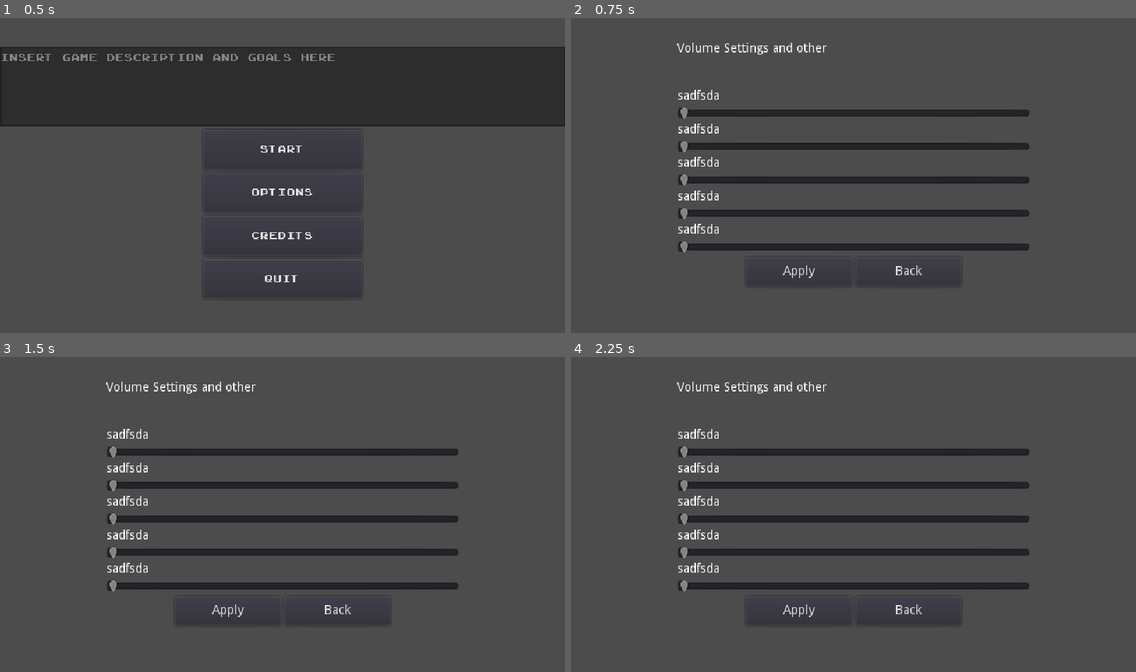
Above: before the commit, frames 1-4 (two rows, left to right).
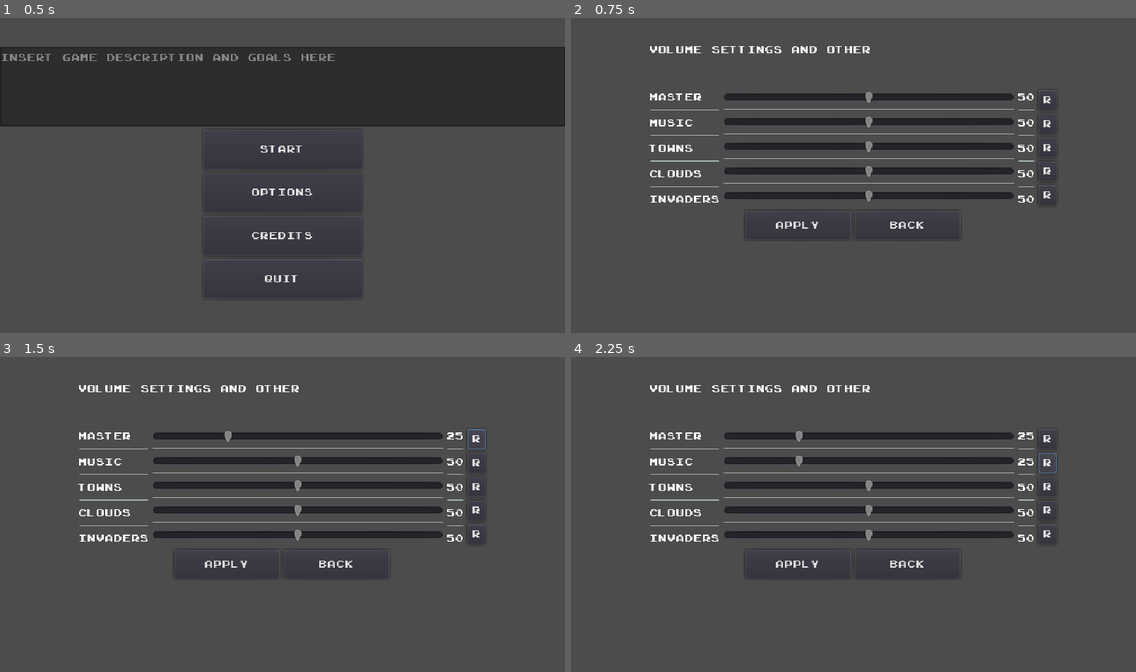
Above: after the commit, the same moments.

Repository: Bstylestuff/Solomonari
Game: Godot game, scene res://Screens/Menus/MainMenu/MainMenu.tscn
Two runs of this game, one before a commit and one after it. Both use one fixed random seed, a clock stepped at 60 frames per second and the inputs below. Sound files missing from this copy of the repository are replaced by a short silence.
Inputs (mouse positions are in pixels of both pictures, inside the frame that each line leads up to):
- Up to frame 1 (0.5 s): no input
- Up to frame 2 (0.75 s): click "Options" at 0.5 s
- Up to frame 3 (1.5 s): click (474, 438) at 1.25 s, where only the run after the commit has a clickable "R"
- Up to frame 4 (2.25 s): click (1045, 464) at 2 s, where only the run after the commit has a clickable "R"

Frame 1 is identical in both runs. In frame 2, 13% of the frame differs, in the area x 13-86%, y 7-86%; in frame 3, 13%; in frame 4, 13%.

Commit message:
knobs

Diff:
--- a/Enemies/Enemy.gd
+++ b/Enemies/Enemy.gd
@@ -9,7 +9,7 @@
 var target_town=null
 
 var sounds = {
-	"siege": "res://Enemies/Enemy1/Art/Audio/enemy_hits_town.wav",
+	"siege": "res://Enemies/turk/Art/Audio/enemy_hits_town.wav",
 	"thunderStruck":"res://Enemies/turk/Art/Audio/enemy_hit_by_cloud.wav"}
 
 func _ready():
--- a/Screens/Menus/MainMenu/MainMenu.tscn
+++ b/Screens/Menus/MainMenu/MainMenu.tscn
@@ -14,9 +14,8 @@
 alignment = 1
 
 [node name="TextEdit" type="TextEdit" parent="VBoxContainer"]
-margin_left = 20.0
 margin_top = 33.0
-margin_right = 620.0
+margin_right = 640.0
 margin_bottom = 123.0
 grow_horizontal = 2
 grow_vertical = 2
--- /dev/null
+++ b/Screens/Menus/Options/Options.gd
@@ -0,0 +1,76 @@
+extends Node
+
+
+var masterVolume=25
+var cloudVolume=25
+var townVolume=25
+var invaderVolume=25
+var musicVolume = 25
+
+var default=25
+
+
+func _ready():
+	if(Settings.masterVolume != null):
+		masterVolume=Settings.masterVolume
+	else:
+		_on_MasterReset_pressed()
+	if(Settings.cloudVolume != null):
+		cloudVolume=Settings.cloudVolume
+	else:
+		_on_CloudReset_pressed()
+	if(Settings.invaderVolume != null):
+		invaderVolume=Settings.invaderVolume
+	else:
+		_on_InvaderReset_pressed()
+	if(Settings.townVolume != null):
+		townVolume=Settings.townVolume
+	else:
+		_on_TownReset_pressed()
+	if(Settings.bgmVolume != null):
+		townVolume=Settings.bgmVolume
+	else:
+		_on_MusicReset_pressed()
+
+func _on_MasterReset_pressed():
+	$HBoxContainer2/VBoxContainer/HBoxContainer6/VBoxContainer2/MasterSlider.value=default
+
+func _on_CloudReset_pressed():
+	$HBoxContainer2/VBoxContainer/HBoxContainer6/VBoxContainer2/CloudSlider.value=default
+
+func _on_TownReset_pressed():
+	$HBoxContainer2/VBoxContainer/HBoxContainer6/VBoxContainer2/TownSlider.value=default
+
+func _on_InvaderReset_pressed():
+	$HBoxContainer2/VBoxContainer/HBoxContainer6/VBoxContainer2/InvaderSlider.value=default
+
+func _on_MasterSlider_value_changed(value):
+	masterVolume=value
+	$HBoxContainer2/VBoxContainer/HBoxContainer6/VBoxContainer3/MasterLabel.text=str(value)
+
+func _on_CloudSlider_value_changed(value):
+	cloudVolume=value
+	$HBoxContainer2/VBoxContainer/HBoxContainer6/VBoxContainer3/CloudLabel.text=str(value)
+
+func _on_TownSlider_value_changed(value):
+	townVolume=value
+	$HBoxContainer2/VBoxContainer/HBoxContainer6/VBoxContainer3/TownLabel.text=str(value)
+
+func _on_InvaderSlider_value_changed(value):
+	invaderVolume=value
+	$HBoxContainer2/VBoxContainer/HBoxContainer6/VBoxContainer3/InvaderLabel.text=str(value)
+
+func _on_apply_but_pressed():
+	Settings.update_volumes(masterVolume,townVolume, cloudVolume, invaderVolume, musicVolume)
+	MapChanger.goto_scene("res://Screens/Menus/MainMenu/MainMenu.tscn")
+
+func _on_back_but_pressed():
+	MapChanger.goto_scene("res://Screens/Menus/MainMenu/MainMenu.tscn")
+
+
+func _on_MusicSlider_value_changed(value):
+	musicVolume=value
+	$HBoxContainer2/VBoxContainer/HBoxContainer6/VBoxContainer3/MusicLabel.text=str(value)
+
+func _on_MusicReset_pressed():
+	$HBoxContainer2/VBoxContainer/HBoxContainer6/VBoxContainer2/MusicSlider.value=default
--- a/Screens/Menus/Options/Options.tscn
+++ b/Screens/Menus/Options/Options.tscn
@@ -1,8 +1,12 @@
-[gd_scene format=2]
+[gd_scene load_steps=3 format=2]
+
+[ext_resource path="res://new_theme.tres" type="Theme" id=1]
+[ext_resource path="res://Screens/Menus/Options/Options.gd" type="Script" id=2]
 
 [node name="Control" type="Control"]
 anchor_right = 1.0
 anchor_bottom = 1.0
+script = ExtResource( 2 )
 
 [node name="HBoxContainer2" type="HBoxContainer" parent="."]
 margin_top = 30.0
@@ -13,89 +17,279 @@
 alignment = 1
 
 [node name="VBoxContainer" type="VBoxContainer" parent="HBoxContainer2"]
-margin_left = 120.0
-margin_right = 520.0
+margin_left = 89.0
+margin_right = 550.0
 margin_bottom = 297.0
 rect_min_size = Vector2( 180, 200 )
 
 [node name="Description" type="RichTextLabel" parent="HBoxContainer2/VBoxContainer"]
-margin_right = 400.0
+margin_right = 461.0
 margin_bottom = 50.0
 rect_min_size = Vector2( 100, 50 )
+theme = ExtResource( 1 )
 text = "Volume Settings and other"
 
-[node name="Label" type="Label" parent="HBoxContainer2/VBoxContainer"]
+[node name="HBoxContainer6" type="HBoxContainer" parent="HBoxContainer2/VBoxContainer"]
 margin_top = 54.0
-margin_right = 400.0
-margin_bottom = 68.0
-text = "sadfsda"
-
-[node name="HSlider" type="HSlider" parent="HBoxContainer2/VBoxContainer"]
-margin_top = 72.0
-margin_right = 400.0
-margin_bottom = 88.0
-
-[node name="Label2" type="Label" parent="HBoxContainer2/VBoxContainer"]
-margin_top = 92.0
-margin_right = 400.0
-margin_bottom = 106.0
-text = "sadfsda"
-
-[node name="HSlider2" type="HSlider" parent="HBoxContainer2/VBoxContainer"]
-margin_top = 110.0
-margin_right = 400.0
-margin_bottom = 126.0
-
-[node name="Label3" type="Label" parent="HBoxContainer2/VBoxContainer"]
-margin_top = 130.0
-margin_right = 400.0
-margin_bottom = 144.0
-text = "sadfsda"
-
-[node name="HSlider3" type="HSlider" parent="HBoxContainer2/VBoxContainer"]
-margin_top = 148.0
-margin_right = 400.0
-margin_bottom = 164.0
-
-[node name="Label4" type="Label" parent="HBoxContainer2/VBoxContainer"]
-margin_top = 168.0
-margin_right = 400.0
-margin_bottom = 182.0
-text = "sadfsda"
-
-[node name="HSlider4" type="HSlider" parent="HBoxContainer2/VBoxContainer"]
-margin_top = 186.0
-margin_right = 400.0
-margin_bottom = 202.0
-
-[node name="Label5" type="Label" parent="HBoxContainer2/VBoxContainer"]
-margin_top = 206.0
-margin_right = 400.0
-margin_bottom = 220.0
-text = "sadfsda"
-
-[node name="HSlider5" type="HSlider" parent="HBoxContainer2/VBoxContainer"]
-margin_top = 224.0
-margin_right = 400.0
-margin_bottom = 240.0
+margin_right = 461.0
+margin_bottom = 187.0
+
+[node name="VBoxContainer" type="VBoxContainer" parent="HBoxContainer2/VBoxContainer/HBoxContainer6"]
+margin_right = 79.0
+margin_bottom = 133.0
+
+[node name="Label" type="Label" parent="HBoxContainer2/VBoxContainer/HBoxContainer6/VBoxContainer"]
+margin_right = 79.0
+margin_bottom = 17.0
+theme = ExtResource( 1 )
+text = "Master"
+
+[node name="HSeparator" type="HSeparator" parent="HBoxContainer2/VBoxContainer/HBoxContainer6/VBoxContainer"]
+margin_top = 21.0
+margin_right = 79.0
+margin_bottom = 25.0
+
+[node name="Label4" type="Label" parent="HBoxContainer2/VBoxContainer/HBoxContainer6/VBoxContainer"]
+margin_top = 29.0
+margin_right = 79.0
+margin_bottom = 46.0
+theme = ExtResource( 1 )
+text = "Music"
+
+[node name="HSeparator3" type="HSeparator" parent="HBoxContainer2/VBoxContainer/HBoxContainer6/VBoxContainer"]
+margin_top = 50.0
+margin_right = 79.0
+margin_bottom = 54.0
+
+[node name="Cloud" type="Label" parent="HBoxContainer2/VBoxContainer/HBoxContainer6/VBoxContainer"]
+margin_top = 58.0
+margin_right = 79.0
+margin_bottom = 75.0
+theme = ExtResource( 1 )
+text = "Towns"
+
+[node name="HSeparator2" type="HSeparator" parent="HBoxContainer2/VBoxContainer/HBoxContainer6/VBoxContainer"]
+margin_top = 79.0
+margin_right = 79.0
+margin_bottom = 83.0
+
+[node name="Town" type="Label" parent="HBoxContainer2/VBoxContainer/HBoxContainer6/VBoxContainer"]
+margin_top = 87.0
+margin_right = 79.0
+margin_bottom = 104.0
+theme = ExtResource( 1 )
+text = "Clouds"
+
+[node name="HSeparator4" type="HSeparator" parent="HBoxContainer2/VBoxContainer/HBoxContainer6/VBoxContainer"]
+margin_top = 108.0
+margin_right = 79.0
+margin_bottom = 112.0
+
+[node name="Town2" type="Label" parent="HBoxContainer2/VBoxContainer/HBoxContainer6/VBoxContainer"]
+margin_top = 116.0
+margin_right = 79.0
+margin_bottom = 133.0
+theme = ExtResource( 1 )
+text = "Invaders"
+
+[node name="VBoxContainer2" type="VBoxContainer" parent="HBoxContainer2/VBoxContainer/HBoxContainer6"]
+margin_left = 83.0
+margin_right = 413.0
+margin_bottom = 133.0
+
+[node name="MasterSlider" type="HSlider" parent="HBoxContainer2/VBoxContainer/HBoxContainer6/VBoxContainer2"]
+margin_right = 330.0
+margin_bottom = 16.0
+rect_min_size = Vector2( 330, 0 )
+value = 50.0
+__meta__ = {
+"_editor_description_": ""
+}
+
+[node name="HSeparator" type="HSeparator" parent="HBoxContainer2/VBoxContainer/HBoxContainer6/VBoxContainer2"]
+margin_top = 20.0
+margin_right = 330.0
+margin_bottom = 24.0
+
+[node name="MusicSlider" type="HSlider" parent="HBoxContainer2/VBoxContainer/HBoxContainer6/VBoxContainer2"]
+margin_top = 28.0
+margin_right = 330.0
+margin_bottom = 44.0
+rect_min_size = Vector2( 330, 0 )
+value = 50.0
+
+[node name="HSeparator5" type="HSeparator" parent="HBoxContainer2/VBoxContainer/HBoxContainer6/VBoxContainer2"]
+margin_top = 48.0
+margin_right = 330.0
+margin_bottom = 52.0
+
+[node name="TownSlider" type="HSlider" parent="HBoxContainer2/VBoxContainer/HBoxContainer6/VBoxContainer2"]
+margin_top = 56.0
+margin_right = 330.0
+margin_bottom = 72.0
+rect_min_size = Vector2( 330, 0 )
+value = 50.0
+__meta__ = {
+"_editor_description_": ""
+}
+
+[node name="HSeparator3" type="HSeparator" parent="HBoxContainer2/VBoxContainer/HBoxContainer6/VBoxContainer2"]
+margin_top = 76.0
+margin_right = 330.0
+margin_bottom = 80.0
+
+[node name="CloudSlider" type="HSlider" parent="HBoxContainer2/VBoxContainer/HBoxContainer6/VBoxContainer2"]
+margin_top = 84.0
+margin_right = 330.0
+margin_bottom = 100.0
+rect_min_size = Vector2( 330, 0 )
+value = 50.0
+
+[node name="HSeparator2" type="HSeparator" parent="HBoxContainer2/VBoxContainer/HBoxContainer6/VBoxContainer2"]
+margin_top = 104.0
+margin_right = 330.0
+margin_bottom = 108.0
+
+[node name="InvaderSlider" type="HSlider" parent="HBoxContainer2/VBoxContainer/HBoxContainer6/VBoxContainer2"]
+margin_top = 112.0
+margin_right = 330.0
+margin_bottom = 128.0
+rect_min_size = Vector2( 330, 0 )
+value = 50.0
+__meta__ = {
+"_editor_description_": ""
+}
+
+[node name="VBoxContainer3" type="VBoxContainer" parent="HBoxContainer2/VBoxContainer/HBoxContainer6"]
+margin_left = 417.0
+margin_right = 436.0
+margin_bottom = 133.0
+
+[node name="MasterLabel" type="Label" parent="HBoxContainer2/VBoxContainer/HBoxContainer6/VBoxContainer3"]
+margin_right = 19.0
+margin_bottom = 17.0
+theme = ExtResource( 1 )
+text = "50"
+
+[node name="HSeparator" type="HSeparator" parent="HBoxContainer2/VBoxContainer/HBoxContainer6/VBoxContainer3"]
+margin_top = 21.0
+margin_right = 19.0
+margin_bottom = 25.0
+
+[node name="MusicLabel" type="Label" parent="HBoxContainer2/VBoxContainer/HBoxContainer6/VBoxContainer3"]
+margin_top = 29.0
+margin_right = 19.0
+margin_bottom = 46.0
+theme = ExtResource( 1 )
+text = "50"
+
+[node name="HSeparator3" type="HSeparator" parent="HBoxContainer2/VBoxContainer/HBoxContainer6/VBoxContainer3"]
+margin_top = 50.0
+margin_right = 19.0
+margin_bottom = 54.0
+
+[node name="TownLabel" type="Label" parent="HBoxContainer2/VBoxContainer/HBoxContainer6/VBoxContainer3"]
+margin_top = 58.0
+margin_right = 19.0
+margin_bottom = 75.0
+theme = ExtResource( 1 )
+text = "50"
+
+[node name="HSeparator2" type="HSeparator" parent="HBoxContainer2/VBoxContainer/HBoxContainer6/VBoxContainer3"]
+margin_top = 79.0
+margin_right = 19.0
+margin_bottom = 83.0
+
+[node name="CloudLabel" type="Label" parent="HBoxContainer2/VBoxContainer/HBoxContainer6/VBoxContainer3"]
+margin_top = 87.0
+margin_right = 19.0
+margin_bottom = 104.0
+theme = ExtResource( 1 )
+text = "50"
+
+[node name="HSeparator4" type="HSeparator" parent="HBoxContainer2/VBoxContainer/HBoxContainer6/VBoxContainer3"]
+margin_top = 108.0
+margin_right = 19.0
+margin_bottom = 112.0
+
+[node name="InvaderLabel" type="Label" parent="HBoxContainer2/VBoxContainer/HBoxContainer6/VBoxContainer3"]
+margin_top = 116.0
+margin_right = 19.0
+margin_bottom = 133.0
+theme = ExtResource( 1 )
+text = "50"
+
+[node name="VBoxContainer4" type="VBoxContainer" parent="HBoxContainer2/VBoxContainer/HBoxContainer6"]
+margin_left = 440.0
+margin_right = 461.0
+margin_bottom = 133.0
+
+[node name="MasterReset" type="Button" parent="HBoxContainer2/VBoxContainer/HBoxContainer6/VBoxContainer4"]
+margin_right = 21.0
+margin_bottom = 23.0
+theme = ExtResource( 1 )
+text = "R"
+
+[node name="MusicReset" type="Button" parent="HBoxContainer2/VBoxContainer/HBoxContainer6/VBoxContainer4"]
+margin_top = 27.0
+margin_right = 21.0
+margin_bottom = 50.0
+theme = ExtResource( 1 )
+text = "R"
+
+[node name="TownReset" type="Button" parent="HBoxContainer2/VBoxContainer/HBoxContainer6/VBoxContainer4"]
+margin_top = 54.0
+margin_right = 21.0
+margin_bottom = 77.0
+theme = ExtResource( 1 )
+text = "R"
+
+[node name="CloudReset" type="Button" parent="HBoxContainer2/VBoxContainer/HBoxContainer6/VBoxContainer4"]
+margin_top = 81.0
+margin_right = 21.0
+margin_bottom = 104.0
+theme = ExtResource( 1 )
+text = "R"
+
+[node name="InvaderReset" type="Button" parent="HBoxContainer2/VBoxContainer/HBoxContainer6/VBoxContainer4"]
+margin_top = 108.0
+margin_right = 21.0
+margin_bottom = 131.0
+theme = ExtResource( 1 )
+text = "R"
 
 [node name="HBoxContainer" type="HBoxContainer" parent="HBoxContainer2/VBoxContainer"]
-margin_top = 244.0
-margin_right = 400.0
-margin_bottom = 277.0
+margin_top = 191.0
+margin_right = 461.0
+margin_bottom = 224.0
 rect_min_size = Vector2( 400, 33 )
 alignment = 1
 
 [node name="apply_but" type="Button" parent="HBoxContainer2/VBoxContainer/HBoxContainer"]
-margin_left = 78.0
-margin_right = 198.0
+margin_left = 108.0
+margin_right = 228.0
 margin_bottom = 33.0
 rect_min_size = Vector2( 120, 30 )
+theme = ExtResource( 1 )
 text = "Apply"
 
 [node name="back_but" type="Button" parent="HBoxContainer2/VBoxContainer/HBoxContainer"]
-margin_left = 202.0
-margin_right = 322.0
+margin_left = 232.0
+margin_right = 352.0
 margin_bottom = 33.0
 rect_min_size = Vector2( 120, 30 )
+theme = ExtResource( 1 )
 text = "Back"
+
+[connection signal="value_changed" from="HBoxContainer2/VBoxContainer/HBoxContainer6/VBoxContainer2/MasterSlider" to="." method="_on_MasterSlider_value_changed"]
+[connection signal="value_changed" from="HBoxContainer2/VBoxContainer/HBoxContainer6/VBoxContainer2/MusicSlider" to="." method="_on_MusicSlider_value_changed"]
+[connection signal="value_changed" from="HBoxContainer2/VBoxContainer/HBoxContainer6/VBoxContainer2/TownSlider" to="." method="_on_TownSlider_value_changed"]
+[connection signal="value_changed" from="HBoxContainer2/VBoxContainer/HBoxContainer6/VBoxContainer2/CloudSlider" to="." method="_on_CloudSlider_value_changed"]
+[connection signal="value_changed" from="HBoxContainer2/VBoxContainer/HBoxContainer6/VBoxContainer2/InvaderSlider" to="." method="_on_InvaderSlider_value_changed"]
+[connection signal="pressed" from="HBoxContainer2/VBoxContainer/HBoxContainer6/VBoxContainer4/MasterReset" to="." method="_on_MasterReset_pressed"]
+[connection signal="pressed" from="HBoxContainer2/VBoxContainer/HBoxContainer6/VBoxContainer4/MusicReset" to="." method="_on_MusicReset_pressed"]
+[connection signal="pressed" from="HBoxContainer2/VBoxContainer/HBoxContainer6/VBoxContainer4/TownReset" to="." method="_on_TownReset_pressed"]
+[connection signal="pressed" from="HBoxContainer2/VBoxContainer/HBoxContainer6/VBoxContainer4/CloudReset" to="." method="_on_CloudReset_pressed"]
+[connection signal="pressed" from="HBoxContainer2/VBoxContainer/HBoxContainer6/VBoxContainer4/InvaderReset" to="." method="_on_InvaderReset_pressed"]
+[connection signal="pressed" from="HBoxContainer2/VBoxContainer/HBoxContainer/apply_but" to="." method="_on_apply_but_pressed"]
+[connection signal="pressed" from="HBoxContainer2/VBoxContainer/HBoxContainer/back_but" to="." method="_on_back_but_pressed"]
--- /dev/null
+++ b/Utils/Settings.gd
@@ -0,0 +1,41 @@
+extends Node
+
+var max_score=0
+var masterVolume:float=25
+var townVolume:float=25
+var cloudVolume:float=25
+var invaderVolume:float=25
+var bgmVolume:float=25
+
+func saveSettings():
+	pass
+func loadSettings():
+	pass
+
+func update_volumes(masterV:float, townV:float, cloudV:float, invaderV:float, bgmV:float):
+	masterVolume=masterV
+	townVolume=townV
+	cloudVolume=cloudV
+	invaderVolume=invaderV
+	bgmVolume=bgmV
+
+	setVolume(masterVolume, "Master")
+	setVolume(townVolume, "SFX_town")
+	setVolume(cloudVolume,"SFX_cloud")
+	setVolume(invaderVolume, "SFX_enemies")
+	setVolume(bgmVolume,"BGM")
+
+func setVolume(volume:float, bus:String):
+	var final_volume="test"
+	if(volume==0):
+		AudioServer.set_bus_mute(AudioServer.get_bus_index(bus), true)
+	if(volume==25):
+		final_volume=0
+	else:
+		if(volume<25):
+			final_volume= range_lerp(volume,0,25,-80,0)
+		if(volume>25):
+			final_volume= range_lerp(volume,25,100,0,12)
+	print(final_volume)
+	if(str(final_volume).is_valid_float()):
+		AudioServer.set_bus_volume_db(AudioServer.get_bus_index(bus),final_volume)
--- a/project.godot
+++ b/project.godot
@@ -46,6 +46,7 @@
 
 MapChanger="*res://Utils/MapChanger.gd"
 GameState="*res://Utils/GameState.gd"
+Settings="*res://Utils/Settings.gd"
 
 [display]
 
